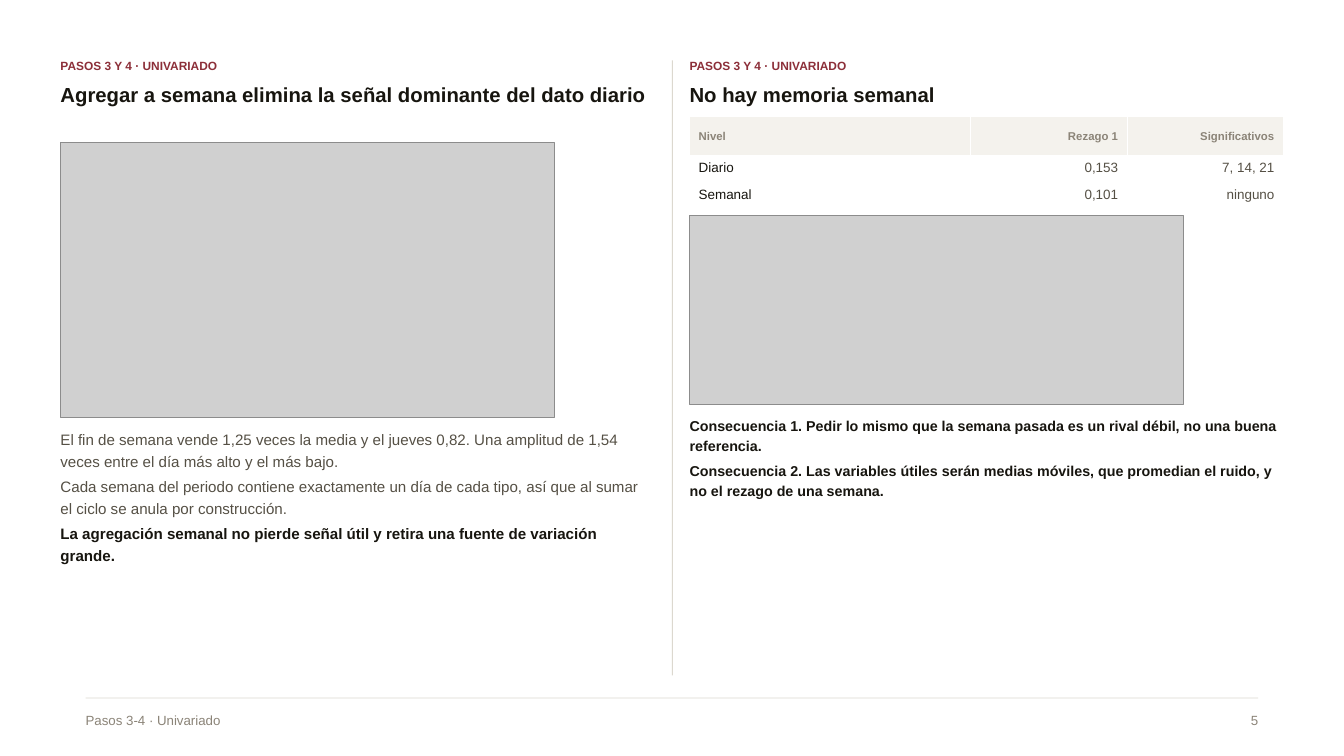
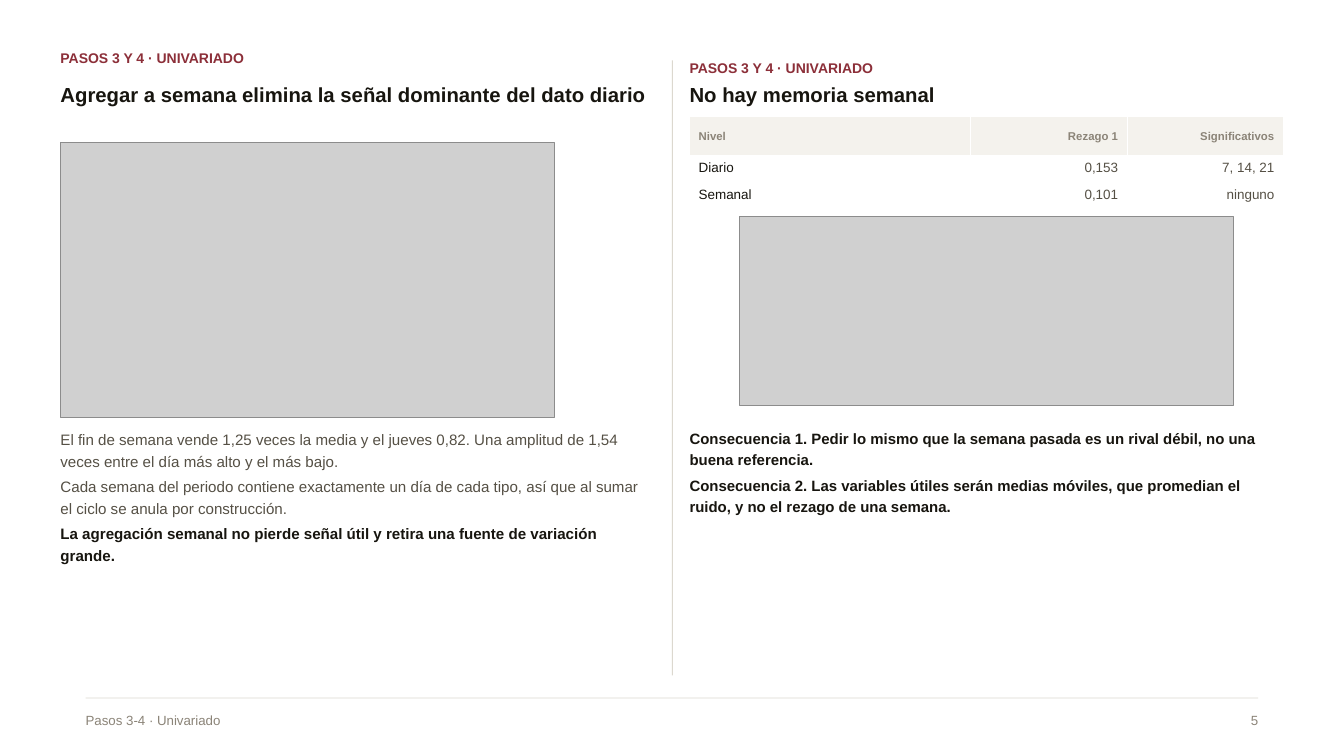
Before and after one commit to Danilo22m/Prueba_Tostao, a slide deck: slide 5 of Presentacion_Caso_A_compacta.pptx. Drawn at 1344x756 pixels with LibreOffice and Linux fonts; fonts in the diff are those of the drawing; grey boxes stand for pictures. Boxes give left, top, right and bottom in pixels: in the first picture for what was removed or moved away, otherwise in the second. Text is boxed around its words. In the diff, an @@ line names an element or a change of style, - is before the commit and + after.

```diff
--- a/Presentacion_Caso_A_compacta.pptx
+++ b/Presentacion_Caso_A_compacta.pptx
@@ text "PASOS 3 Y 4 · ..." at (x1=60, y1=53, x2=244, y2=63): size 8.5 to 10 pt @@
@@ text "PASOS 3 Y 4 · ..." moved from (x1=60, y1=61, x2=218, y2=70) to (x1=60, y1=53, x2=244, y2=63) @@
@@ text "PASOS 3 Y 4 · ..." at (x1=690, y1=63, x2=873, y2=73): size 8.5 to 10 pt @@
@@ picture moved from (x1=690, y1=216, x2=1184, y2=404) to (x1=740, y1=217, x2=1234, y2=405) @@
@@ text "Consecuencia 1. Pedir lo mismo ..." moved from (x1=690, y1=420, x2=1276, y2=499) to (x1=690, y1=433, x2=1256, y2=515) @@
@@ text "Consecuencia 1. Pedir lo mismo ..." at (x1=690, y1=433, x2=1256, y2=515): size 10.2 to 10.7 pt @@
```
Also in this commit, not shown: 21 other slides changed, 2 slides removed, 1 other file.
